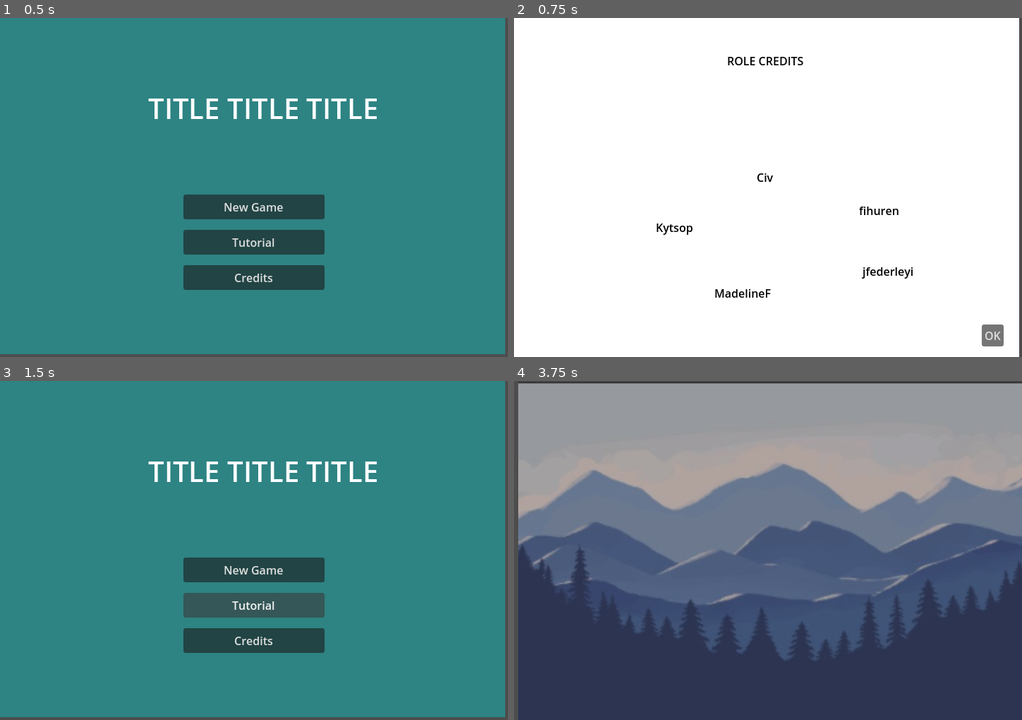
Above: before the commit, frames 1-4 (two rows, left to right).
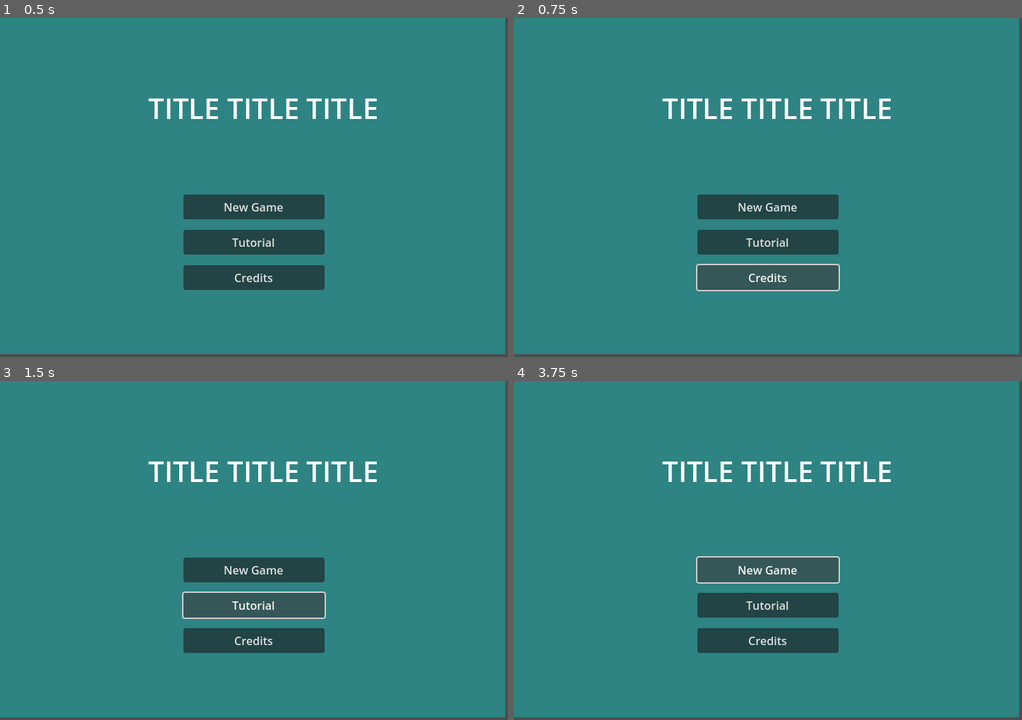
Above: after the commit, the same moments.

Repository: Mad2F/GameJam_2025
Game: Godot game, scene res://MainMenu/MainMenu.tscn
Two runs of this game, one before a commit and one after it. Both use one fixed random seed, a clock stepped at 60 frames per second and the inputs below.
Inputs (mouse positions are in pixels of both pictures, inside the frame that each line leads up to):
- Up to frame 1 (0.5 s): no input
- Up to frame 2 (0.75 s): click "Credits" at 0.5 s
- Up to frame 3 (1.5 s): click (254, 604) at 1.25 s, where only the run after the commit has a clickable "Tutorial"
- Up to frame 4 (3.75 s): click "Tutorial" (after the commit: "OK") at 2 s; click (768, 570) at 2.75 s, where only the run after the commit has a clickable "New Game"; click "New Game" at 3.5 s

Frame 1 is identical in both runs. In frame 2, 99% of the frame differs, in the area x 0-100%, y 0-100%; in frame 3, 0.3%; in frame 4, 99%.

Commit message:
[FCT] Add placeholder SFX for menu
Add graphics and audio folders
Change my name :3 jfederleyi ???

Diff:
--- a/Credits/Credits.tscn
+++ b/Credits/Credits.tscn
@@ -65,4 +65,4 @@
 offset_right = 575.0
 offset_bottom = 374.0
 theme_override_colors/font_color = Color(0, 0, 0, 1)
-text = "jfederleyi"
+text = "Jean-François Erdelyi"
--- a/Game/Background.tscn
+++ b/Game/Background.tscn
@@ -1,7 +1,7 @@
 [gd_scene load_steps=3 format=3 uid="uid://ulb44haa5t7t"]
 
 [ext_resource type="Script" uid="uid://qi17vfaou4vf" path="res://Game/src/background.gd" id="1_fyu2n"]
-[ext_resource type="Texture2D" uid="uid://q4m4u58bwrs4" path="res://Game/resources/Capture d’écran 2025-03-18 à 14.28.18.png" id="2_xwwo7"]
+[ext_resource type="Texture2D" uid="uid://q4m4u58bwrs4" path="res://Game/resources/graphics/Capture d’écran 2025-03-18 à 14.28.18.png" id="2_xwwo7"]
 
 [node name="Background" type="Node2D"]
 script = ExtResource("1_fyu2n")
--- a/MainMenu/MainMenu.tscn
+++ b/MainMenu/MainMenu.tscn
@@ -1,9 +1,11 @@
-[gd_scene load_steps=5 format=3 uid="uid://b5gjq2hvrco3g"]
+[gd_scene load_steps=7 format=3 uid="uid://b5gjq2hvrco3g"]
 
 [ext_resource type="Script" uid="uid://dixh7deqxp3py" path="res://MainMenu/main_menu.gd" id="1_otibh"]
 [ext_resource type="Script" uid="uid://dnlonxvfx0y32" path="res://MainMenu/credits.gd" id="2_cruaa"]
 [ext_resource type="Script" uid="uid://dvnqcs5gli2h4" path="res://MainMenu/new_game.gd" id="2_lbqne"]
 [ext_resource type="Script" uid="uid://bx2t1cvto3wsh" path="res://MainMenu/tutoriel.gd" id="3_b76km"]
+[ext_resource type="AudioStream" uid="uid://bgxc5mxk5k5ul" path="res://Game/resources/audio/placeholder_menu_select.ogg" id="5_3p42x"]
+[ext_resource type="AudioStream" uid="uid://dnqkse01ioyev" path="res://Game/resources/audio/placeholder_menu_validation.ogg" id="6_3clmd"]
 
 [node name="MainMenu" type="Node2D"]
 script = ExtResource("1_otibh")
@@ -44,3 +46,16 @@
 offset_bottom = 335.0
 text = "Tutorial"
 script = ExtResource("3_b76km")
+
+[node name="MenuSelect" type="AudioStreamPlayer" parent="."]
+stream = ExtResource("5_3p42x")
+
+[node name="MenuValidation" type="AudioStreamPlayer" parent="."]
+stream = ExtResource("6_3clmd")
+
+[connection signal="mouse_entered" from="NewGame" to="." method="_on_button_mouse_entered"]
+[connection signal="pressed" from="NewGame" to="." method="_on_button_pressed"]
+[connection signal="mouse_entered" from="Credits" to="." method="_on_button_mouse_entered"]
+[connection signal="pressed" from="Credits" to="." method="_on_button_pressed"]
+[connection signal="mouse_entered" from="Tutorial" to="." method="_on_button_mouse_entered"]
+[connection signal="pressed" from="Tutorial" to="." method="_on_button_pressed"]
--- a/MainMenu/main_menu.gd
+++ b/MainMenu/main_menu.gd
@@ -1,4 +1,9 @@
 extends Node2D
+
+
+@onready var menu_select := $MenuSelect
+@onready var menu_validation := $MenuValidation
+
 
 func _ready():
 	var newgame = get_node("NewGame")
@@ -10,4 +15,13 @@
 
 
 func _on_message_button_pressed(message: String):
+	await get_tree().create_timer(1.0).timeout
 	get_tree().change_scene_to_file("res://" + message)
+
+
+func _on_button_mouse_entered() -> void:
+	menu_select.play()
+
+
+func _on_button_pressed() -> void:
+	menu_validation.play()
Not shown, added: Game/resources/audio/placeholder_menu_select.ogg.import
Not shown, added: Game/resources/audio/placeholder_menu_validation.ogg.import
Renamed: Game/resources/Capture d’écran 2025-03-18 à 14.28.18.png -> Game/resources/graphics/Capture d’écran 2025-03-18 à 14.28.18.png
Not shown, changed: Game/resources/graphics/Capture d’écran 2025-03-18 à 14.28.18.png.import
Not shown, added: Game/resources/audio/placeholder_menu_select.ogg
Not shown, added: Game/resources/audio/placeholder_menu_validation.ogg
